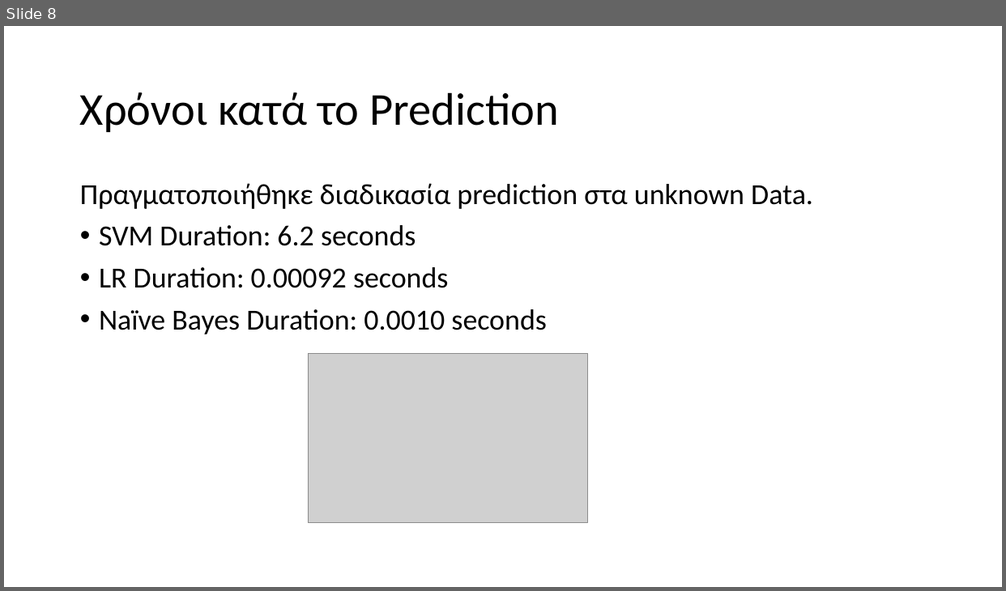
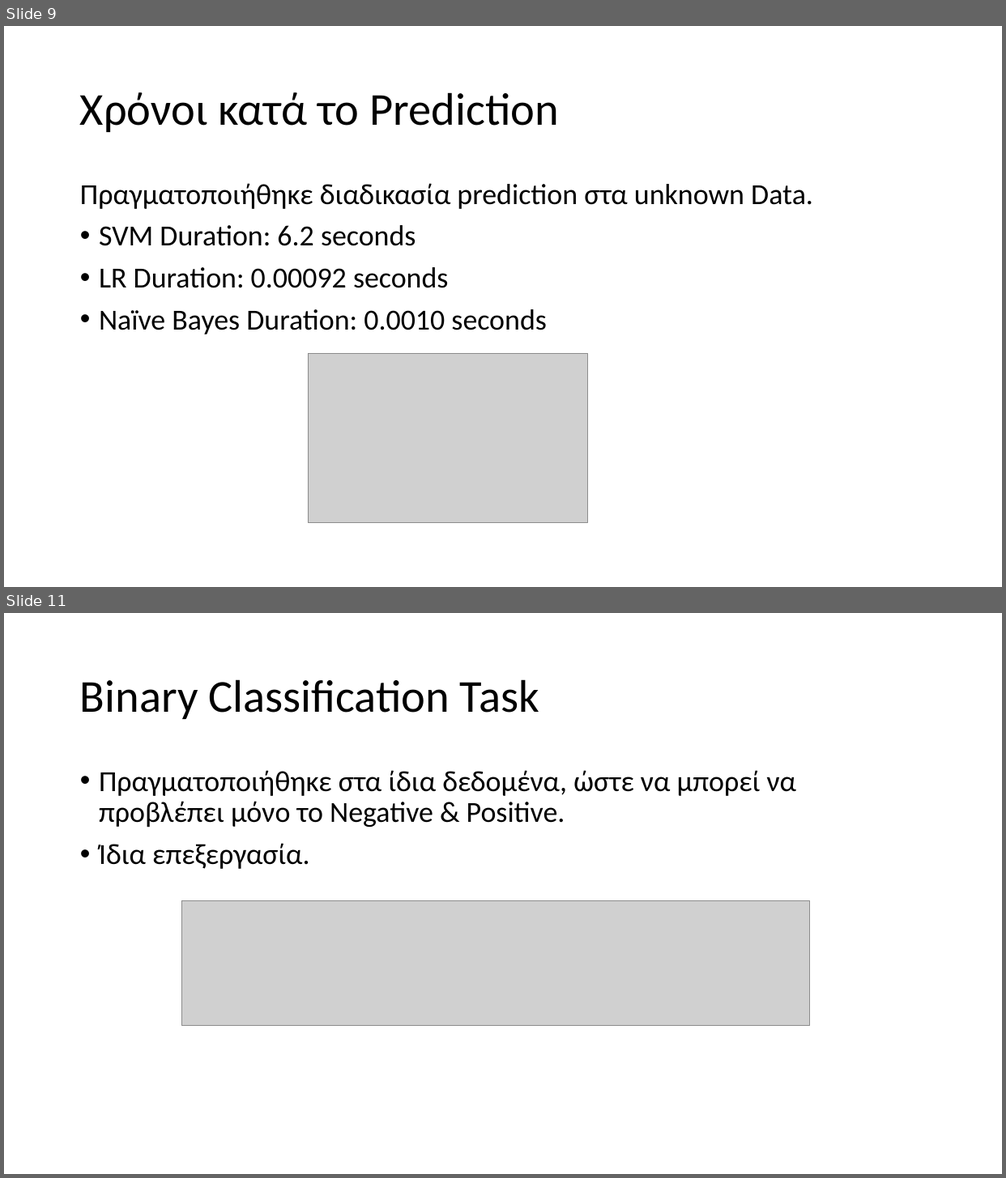
Before and after one commit to icsd13152/Sentiment_Analysis_Covid19, a slide deck: Presentation.pptx. Shown one above the other, each under a label of ours: slide 8 before the commit, slides 9 and 11 after it; the slides between them are not shown. The pictures are 1006x591 and 1006x1178 pixels, drawn with LibreOffice and Linux fonts; fonts in the diff are those of the drawing; grey boxes stand for pictures. Boxes give left, top, right and bottom in pixels: in the first picture for what was removed or moved away, otherwise in the second. Text is boxed around its words. In the diff, an @@ line names an element or a change of style, - is before the commit and + after.

```diff
--- a/Presentation.pptx
+++ b/Presentation.pptx
@@ slide 11 added at [4, 613, 1002, 1174], background #FFFFFF @@
@@ title added at [80, 679, 539, 719], 44 pt, text #000000 @@
+Binary Classification Task
@@ text added at [99, 770, 796, 869], 28 pt, text #000000 @@
+• Πραγματοποιήθηκε στα ίδια δεδομένα, ώστε να μπορεί να προβλέπει μόνο το Negative & Positive.
+• Ίδια επεξεργασία.
@@ picture added at [181, 901, 810, 1026] @@
@@ what was slide 8 is now slide 9 @@
```
Also in this commit, not shown: 3 slides changed, 5 other slides added, 2 slides removed, 7 other files.
